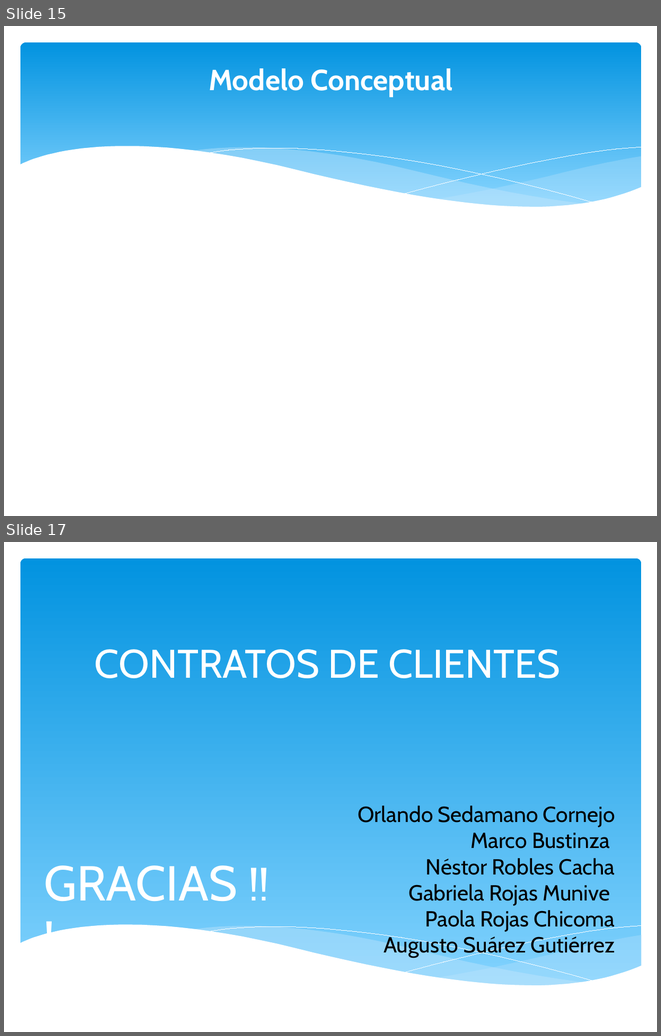
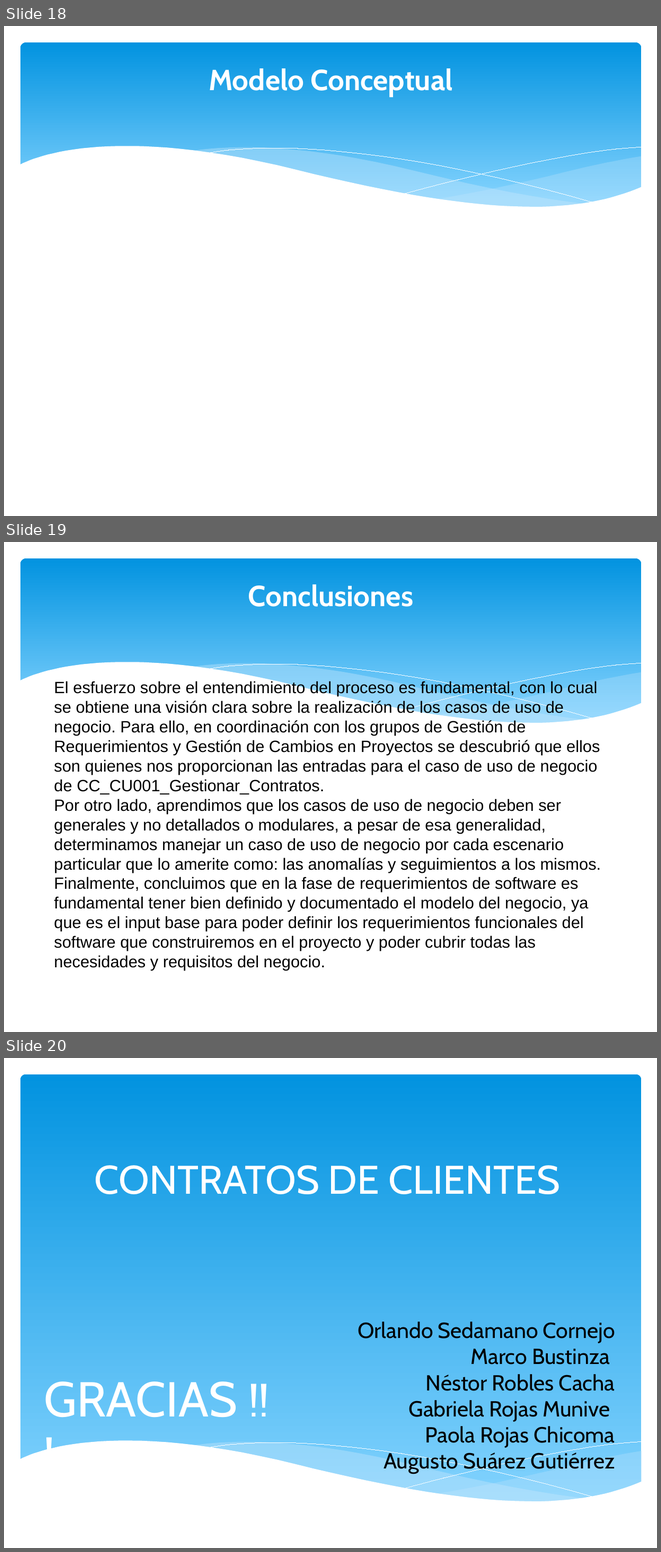
Before and after one commit to orlysemperfi/tp2-contratos-clientes, a slide deck: ITERACION 3/SUB ITERACION 4/PPT SUB-ITERACION 4 v1.0.pptx. Shown one above the other, each under a label of ours: slides 15 and 17 before the commit, slides 18, 19 and 20 after it; the slides between them are not shown. The pictures are 661x1036 and 661x1552 pixels, drawn with LibreOffice and Linux fonts; fonts in the diff are those of the drawing. Boxes give left, top, right and bottom in pixels: in the first picture for what was removed or moved away, otherwise in the second. Text is boxed around its words. In the diff, an @@ line names an element or a change of style, - is before the commit and + after.

Commit message:
actualizado, solo falta subir el modelo conceptual que esta en revision

```diff
--- a/ITERACION 3/SUB ITERACION 4/PPT SUB-ITERACION 4 v1.0.pptx
+++ b/ITERACION 3/SUB ITERACION 4/PPT SUB-ITERACION 4 v1.0.pptx
@@ slide 19 added at bbox=[4, 542, 657, 1032], background #FFFFFF; not listed: 6 template elements that a slide beside it also shows @@
@@ text added at bbox=[248, 584, 413, 607], 32 pt, text #FFFFFF, bold @@
+Conclusiones
@@ text added at bbox=[54, 680, 601, 970], 18 pt, text #000000 @@
+El esfuerzo sobre el entendimiento del proceso es fundamental, con lo cual se obtiene una visión clara sobre la realización de los casos de uso de negocio. Para ello, en coordinación con los grupos de Gestión de Requerimientos y Gestión de Cambios en Proyectos se descubrió que ellos son quienes nos proporcionan las entradas para el caso de uso de negocio de CC_CU001_Gestionar_Contratos.
+Por otro lado, aprendimos que los casos de uso de negocio deben ser generales y no detallados o modulares, a pesar de esa generalidad, determinamos manejar un caso de uso de negocio por cada escenario particular que lo amerite como: las anomalías y seguimientos a los mismos.
+Finalmente, concluimos que en la fase de requerimientos de software es fundamental tener bien definido y documentado el modelo del negocio, ya que es el input base para poder definir los requerimientos funcionales del software que construiremos en el proyecto y poder cubrir todas las necesidades y requisitos del negocio.
@@ what was slide 15 is now slide 18 @@
@@ what was slide 17 is now slide 20 @@
```
Also in this commit, not shown: 3 slides changed, 4 other slides added, 2 slides removed.
